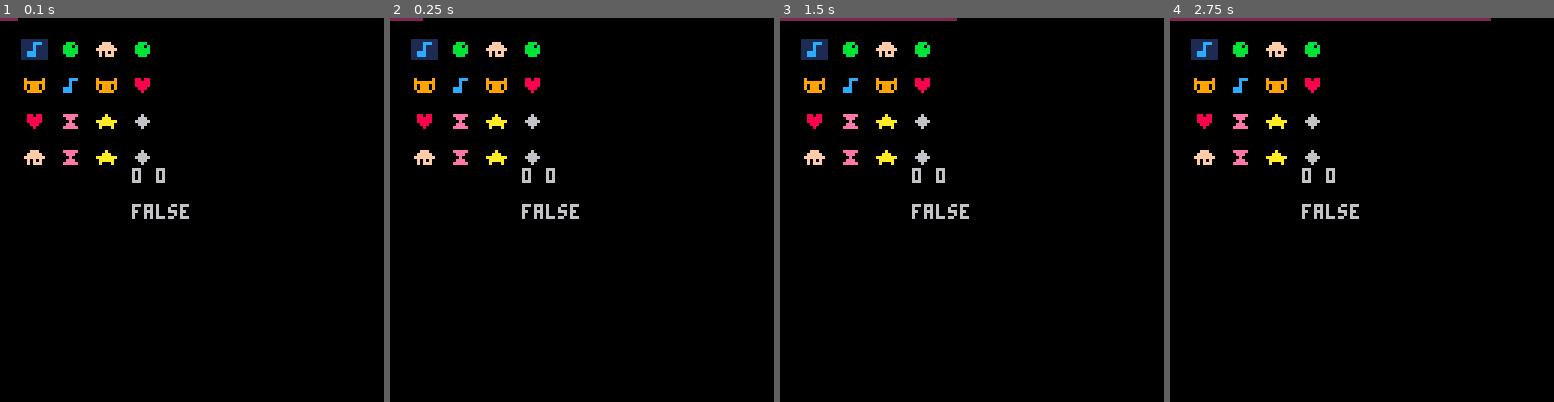
Above: before the commit, frames 1-4 (left to right).
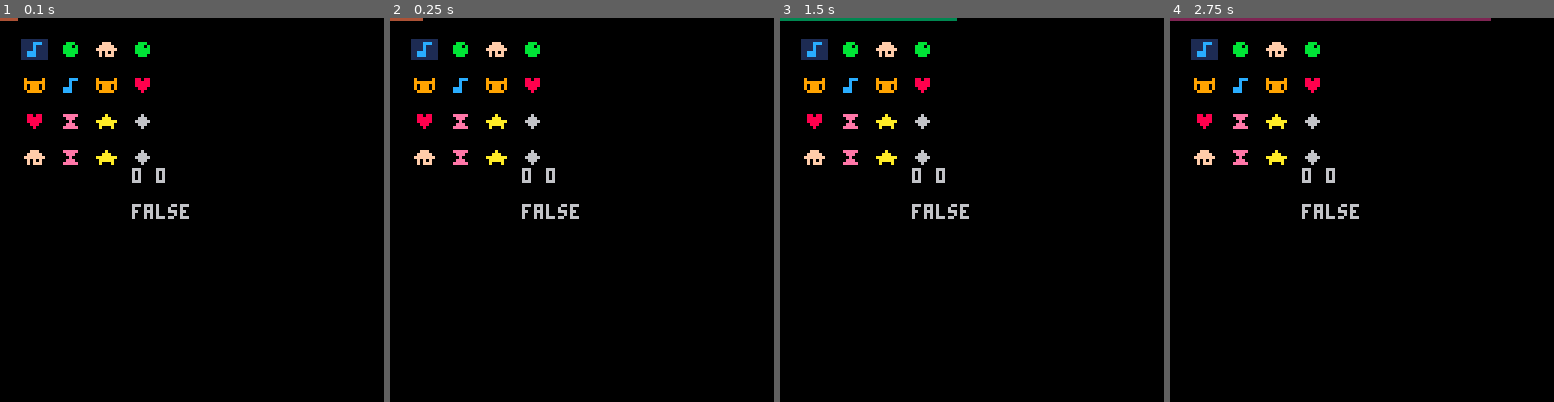
Above: after the commit, the same moments.

Repository: eduvf/PICO-8-experiments
Game: PICO-8 cartridge memory.p8
Same seed, same stepped clock (60 frames per second), same inputs: the game is played once before the commit and once after it.
Inputs:
- Up to frame 1 (0.1 s): no input
- Up to frame 2 (0.25 s): no input
- Up to frame 3 (1.5 s): tap O (Z key) at 0.7 s
- Up to frame 4 (2.75 s): hold Right 1.6-2.1 s; tap O (Z key) at 1.7, 2.1, 2.5 s; hold Up 2.15-2.42 s; hold Right from 2.47 s (still down)

The runs differ from the first frame. In frame 1, less than 0.1% of the frame differs, in the area x 0-5%, y 0-1%; in frame 2, less than 0.1%; in frame 3, 0.4%, in the area x 0-47%, y 0-1%; in frame 4, nothing differs.

Commit message:
add colors to timer bar

Diff:
--- a/memory.p8
+++ b/memory.p8
@@ -5,6 +5,7 @@
   t = 0
   start = 100
   timer = 0
+  timer_colors = {4, 3, 1, 2}
   update = init_game_update
 
   board = {}
@@ -109,7 +110,8 @@
 
 function _draw()
   cls()
-  rectfill(0, 0, timer * 128, 0, 2)
+  local timer_col = ceil(timer * #timer_colors)
+  rectfill(0, 0, timer * 128, 0, timer_colors[timer_col])
 
   print_board()
   -- print(cursor.x..cursor.y)
